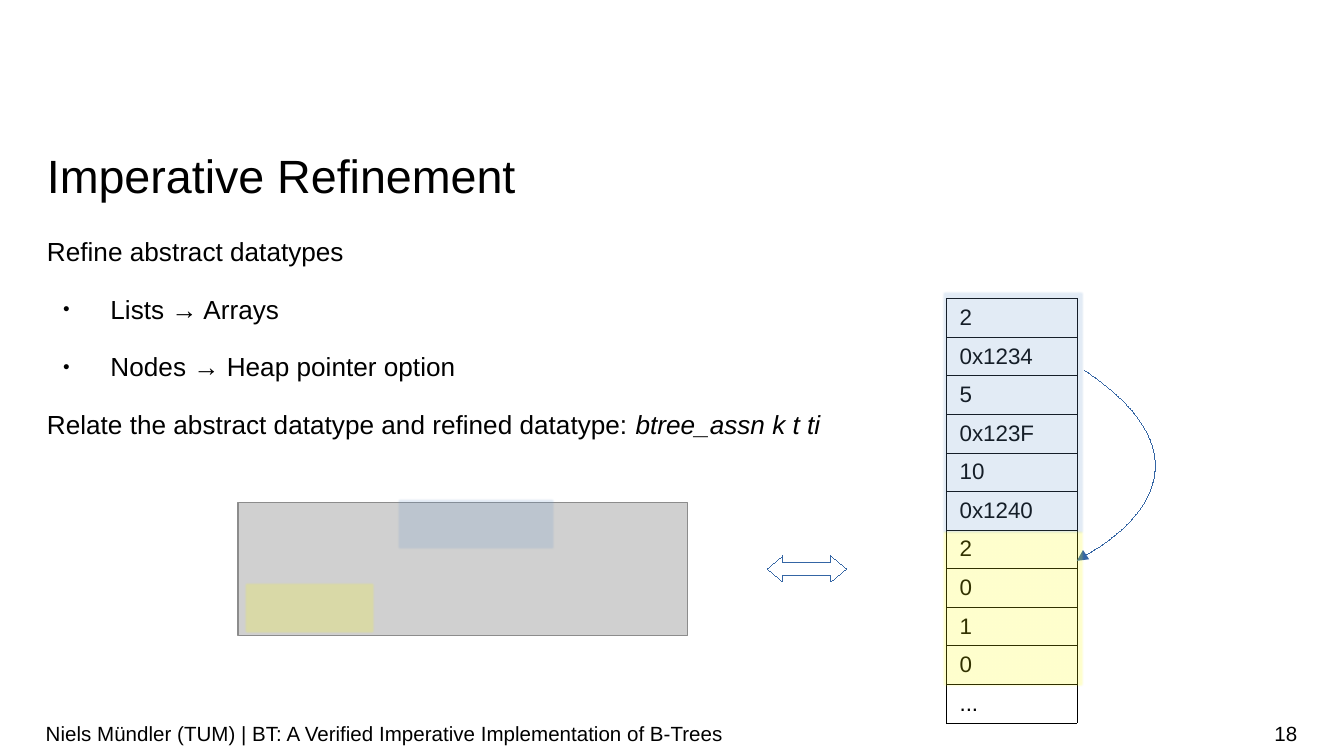
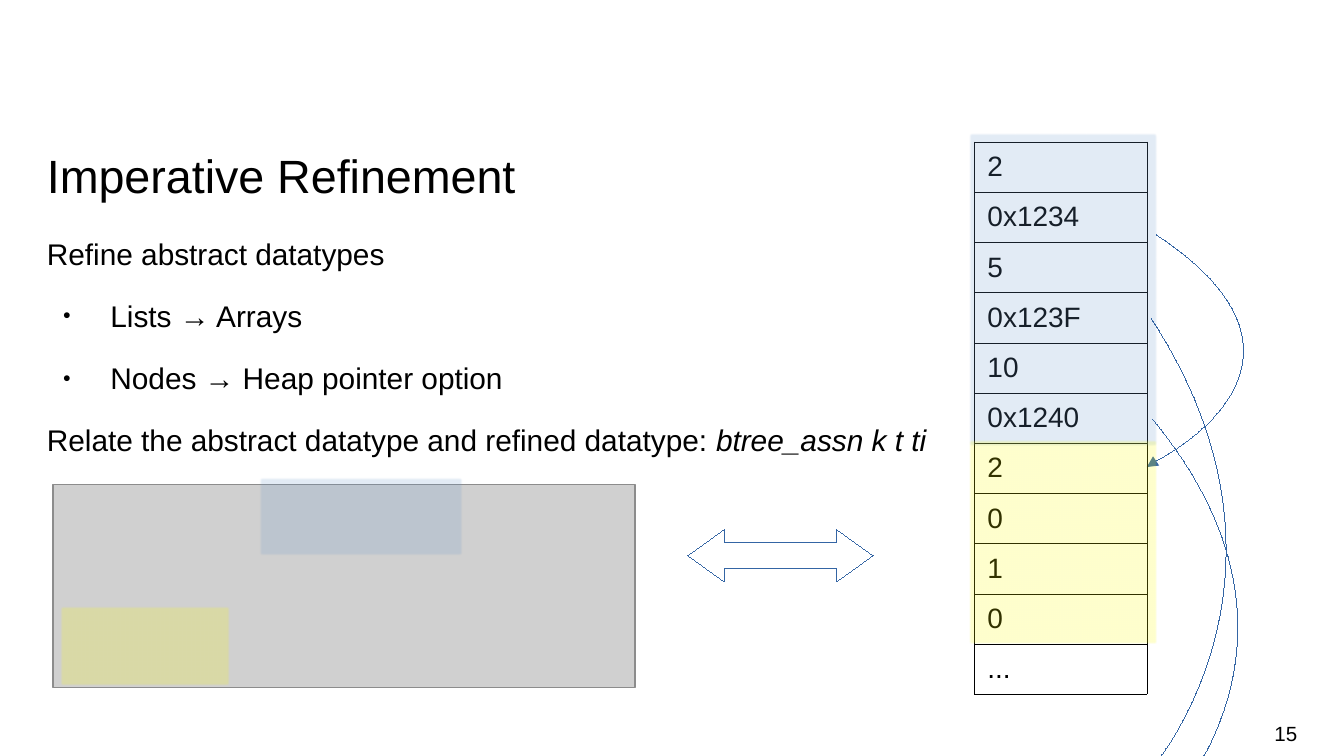
Before and after one commit to nielstron/btrees-thesis, a slide deck: slide 15 of colloqium.odp (slide 18 before the commit). Drawn at 1344x756 pixels with LibreOffice and Linux fonts; fonts in the diff are those of the drawing; grey boxes stand for pictures; background and template pictures are left out. Boxes give left, top, right and bottom in pixels: in the first picture for what was removed or moved away, otherwise in the second. Text is boxed around its words. In the diff, an @@ line names an element or a change of style, - is before the commit and + after.

```diff
--- a/colloqium.odp
+++ b/colloqium.odp
@@ rectangle: place and size @@
-rectangle at (942, 292, 1085, 535)
+rectangle at (968, 132, 1157, 446)
@@ table at (974, 141, 1146, 694) @@
@@ size 12 to 15 pt @@
@@ table: place and size @@
-table at (946, 298, 1077, 726)
+table at (974, 141, 1146, 694)
@@ text "Refine abstract datatypes" at (47, 243, 926, 457): size 14 to 16 pt @@
@@ freeform shape: place and size @@
-freeform shape at (1085, 371, 1154, 556)
+freeform shape at (1156, 235, 1243, 461)
@@ freeform shape added at (1152, 319, 1226, 756), outline #3465A4 0 pt @@
@@ freeform shape added at (1153, 419, 1238, 756), outline #3465A4 0 pt @@
@@ rectangle: place and size @@
-rectangle at (942, 530, 1085, 688)
+rectangle at (968, 439, 1157, 644)
@@ rectangle: place and size @@
-rectangle at (396, 497, 555, 550)
+rectangle at (258, 476, 464, 556)
@@ arrow moved from (1085, 555) - (1077, 560) to (1157, 461) - (1146, 468) @@
@@ picture: place and size @@
-picture at (238, 503, 688, 636)
+picture at (52, 484, 634, 687)
@@ left right arrow: place and size @@
-left right arrow at (767, 555, 847, 582)
+left right arrow at (688, 530, 874, 582)
@@ left right arrow at (688, 530, 874, 582): proportions changed @@
@@ rectangle: place and size @@
-rectangle at (243, 582, 375, 634)
+rectangle at (59, 606, 230, 687)
@@ text removed at (46, 726, 722, 746) @@
-Niels Mündler (TUM) | BT: A Verified Imperative Implementation of B-Trees
@@ page number at (1274, 727, 1297, 742): text changed @@
-18
+15
```
Also in this commit, not shown: 27 other slides changed, 9 slides removed.
